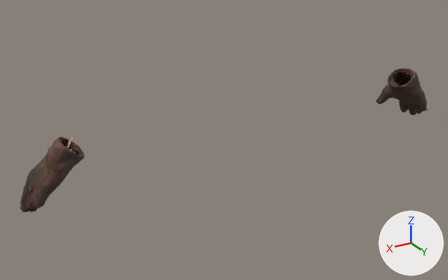
The glTF model public/assets/characters/wear/leather_gloves.glb: old version first, new version second.
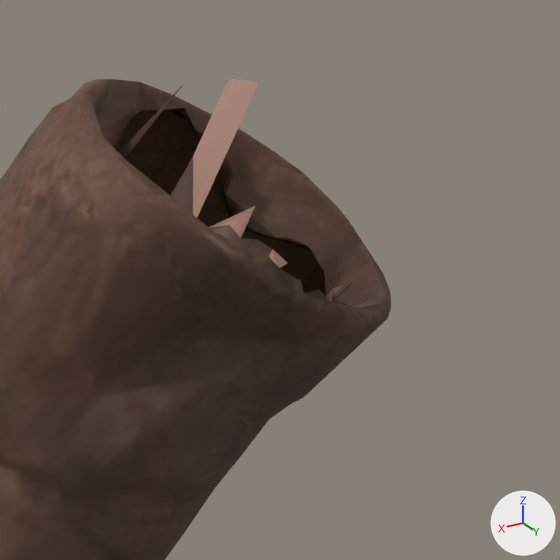
Each version is shown whole from a 50 mm camera at (0.988, 1.426, 1.82) aimed at (0.083, -0.083, 1.066), then close up on the part from 11% to 22% of the width and 47% to 64% of the height. The axes (+X, +Y, +Z) are drawn at lower right. The lights are the same throughout. The first two pictures are the older version. Vertices at exactly the same position are counted once.

Objects in the first close-up: 'wear'.
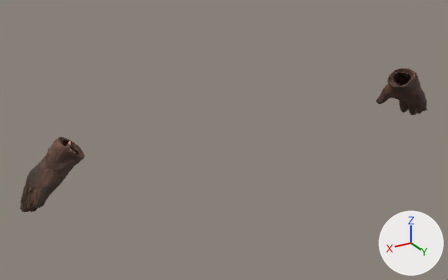
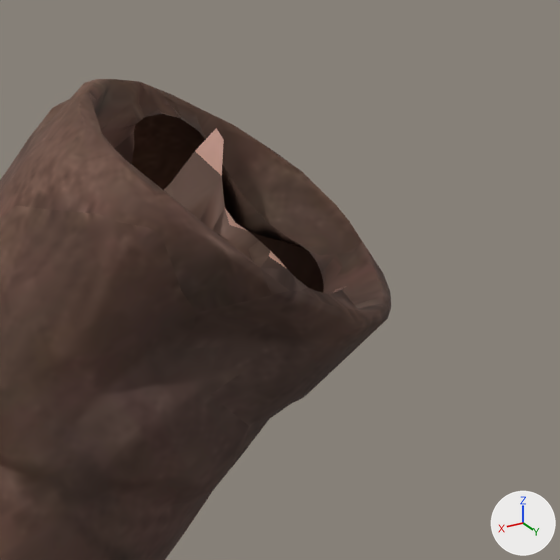
Where the change shows, as pixel boxes [x1, y1, x2, y2] in the close-ups (560 x 560 px; the box of a moved part takes in the faces that stretch with it):
part 1 of me_wear, moved or reshaped
    before: [101, 79, 362, 311]
    after: [101, 101, 359, 311]

The change, as a diff of the scene's bpy script:
```diff
--- a/public/assets/characters/wear/leather_gloves.glb.py
+++ b/public/assets/characters/wear/leather_gloves.glb.py
@@ me_wear @@
 # used by ob_wear; location = (0.0, 0.0, 0.0)
-me_wear.from_pydata(...)  # 3106 vertices, 5152 faces; spans x -0.719..0.717, y -0.146..0.036, z 1.001..1.219
+me_wear.from_pydata(...)  # 3106 vertices, 5152 faces; spans x -0.719..0.717, y -0.146..0.036, z 1.001..1.211
+# me_wear part 1: 51 of 3106 vertices moved; they spanned x 0.56..0.694, y -0.039..0.031, z 1.064..1.219 and now span x 0.561..0.694, y -0.037..0.03, z 1.064..1.209; mean shift (0.0, 0.0, 0.0); largest move (0.587, -0.007, 1.212) -> (0.598, -0.01, 1.199)
+# other edits to the shape of me_wear do not show in these pictures
 me_wear.materials.append(mat_wear_leather_gloves)
```
